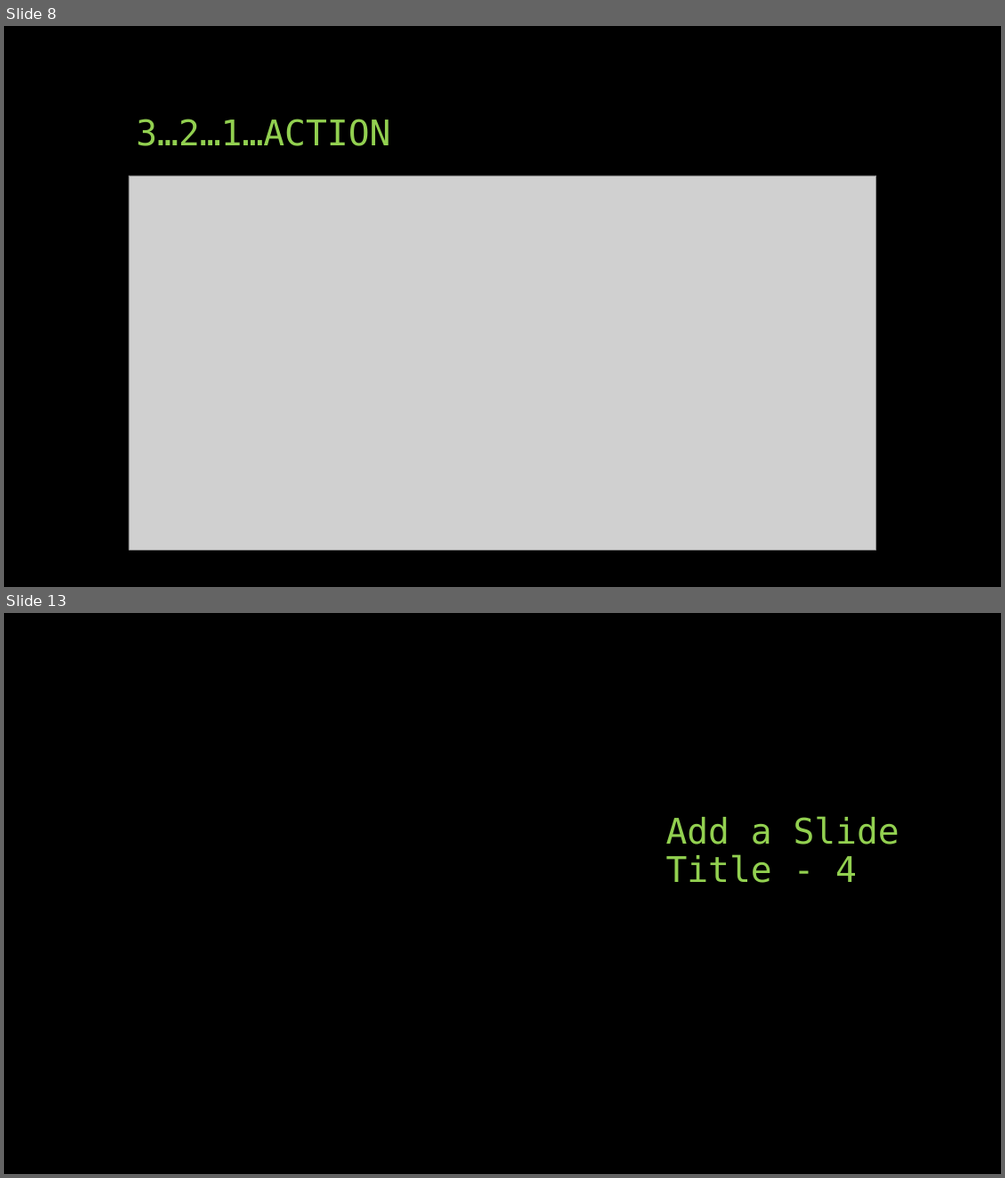
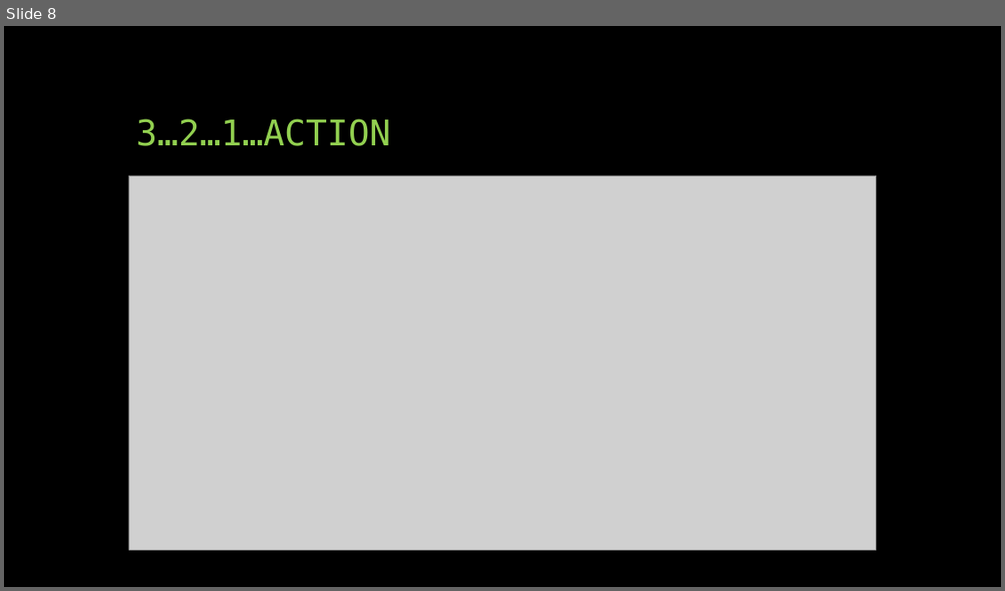
Before and after one commit to jcutrono/leanledger, a slide deck: Unmasking Blockchain.pptx. Shown one above the other, each under a label of ours: slides 8 and 13 before the commit, slide 8 after it; the slides between them are not shown. The pictures are 1005x1178 and 1005x591 pixels, drawn with LibreOffice and Linux fonts; fonts in the diff are those of the drawing; grey boxes stand for pictures. Boxes give left, top, right and bottom in pixels: in the first picture for what was removed or moved away, otherwise in the second. Text is boxed around its words. In the diff, an @@ line names an element or a change of style, - is before the commit and + after.

```diff
--- a/Unmasking Blockchain.pptx
+++ b/Unmasking Blockchain.pptx
@@ slide 13 removed at (4, 613, 1001, 1174), background #000000 @@
@@ title removed at (666, 816, 899, 883) @@
-Add a Slide Title - 4
```
Also in this commit, not shown: 1 slide changed, 8 slides added, 5 other slides removed, 1 other file.
